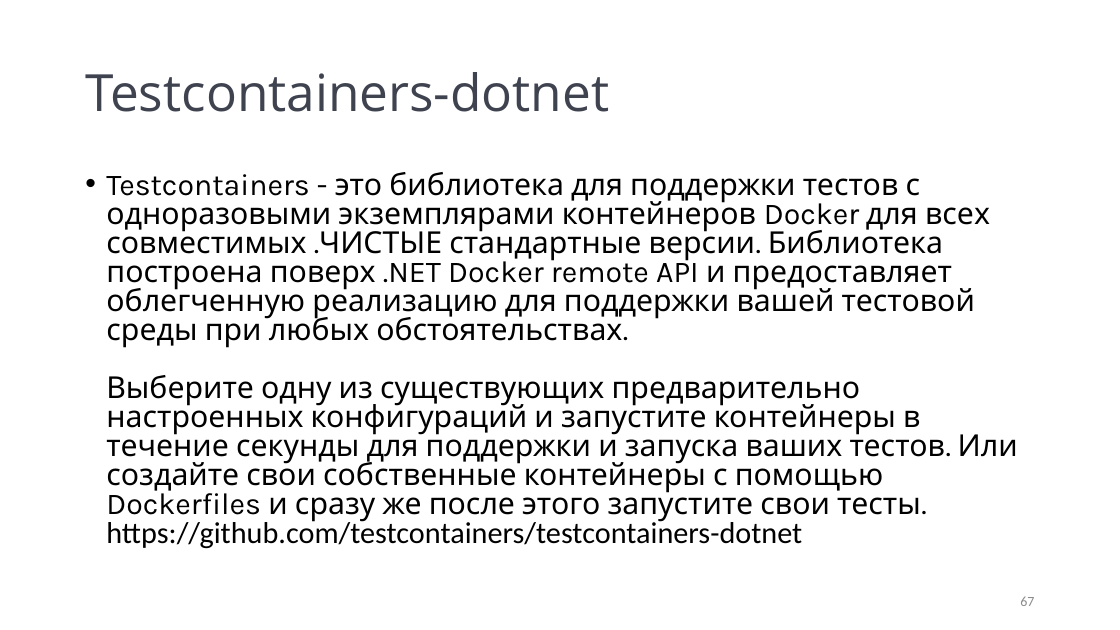
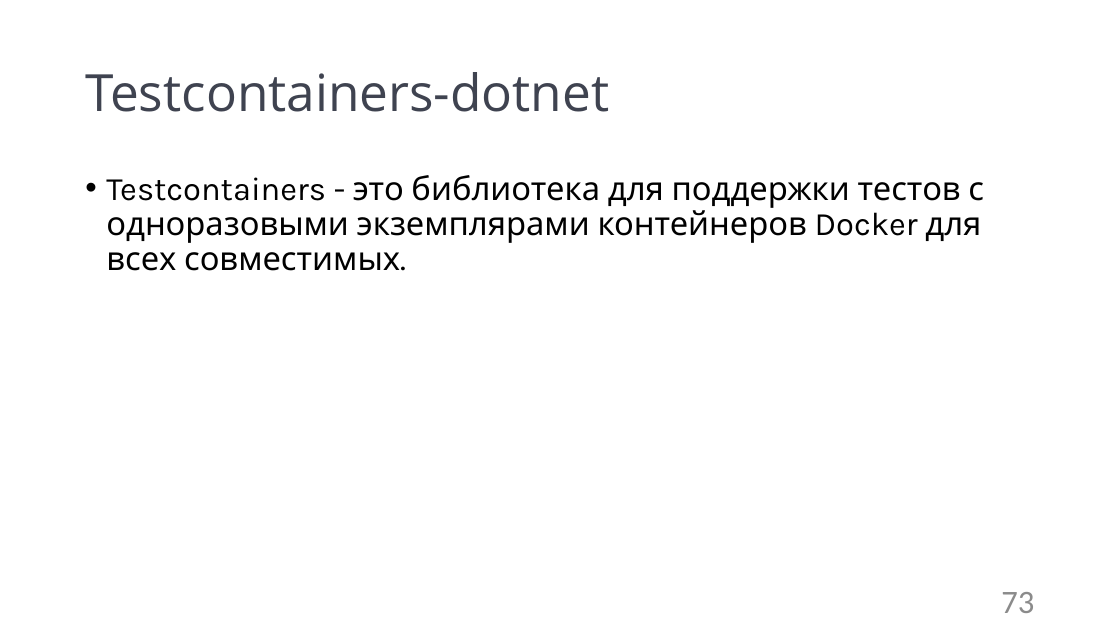
Before and after one commit to Sa1Gur/DbTest.Containers, a slide deck: slide 73 of DbaseTesting.pptx (slide 67 before the commit). Drawn at 1120x630 pixels with LibreOffice and Linux fonts; fonts in the diff are those of the drawing. Boxes give left, top, right and bottom in pixels: in the first picture for what was removed or moved away, otherwise in the second. Text is boxed around its words. In the diff, an @@ line names an element or a change of style, - is before the commit and + after.

```diff
--- a/DbaseTesting.pptx
+++ b/DbaseTesting.pptx
@@ text at (106,175,984,271): text changed; size 25.9 to 28 pt @@
-• Testcontainers - это библиотека для поддержки тестов с одноразовыми экземплярами контейнеров Docker для всех совместимых .ЧИСТЫЕ стандартные версии. Библиотека построена поверх .NET Docker remote API и предоставляет облегченную реализацию для поддержки вашей тестовой среды при любых обстоятельствах.
-  Выберите одну из существующих предварительно настроенных конфигураций и запустите контейнеры в течение секунды для поддержки и запуска ваших тестов. Или создайте свои собственные контейнеры с помощью Dockerfiles и сразу же после этого запустите свои тесты.
-  https://github.com/testcontainers/testcontainers-dotnet
+• Testcontainers - это библиотека для поддержки тестов с одноразовыми экземплярами контейнеров Docker для всех совместимых.
@@ page number at (1001,592,1034,613): text changed; size 12 to 28 pt @@
-67
+73
```
Also in this commit, not shown: 31 other slides changed, 26 slides added, 18 slides removed, 9 other files.
